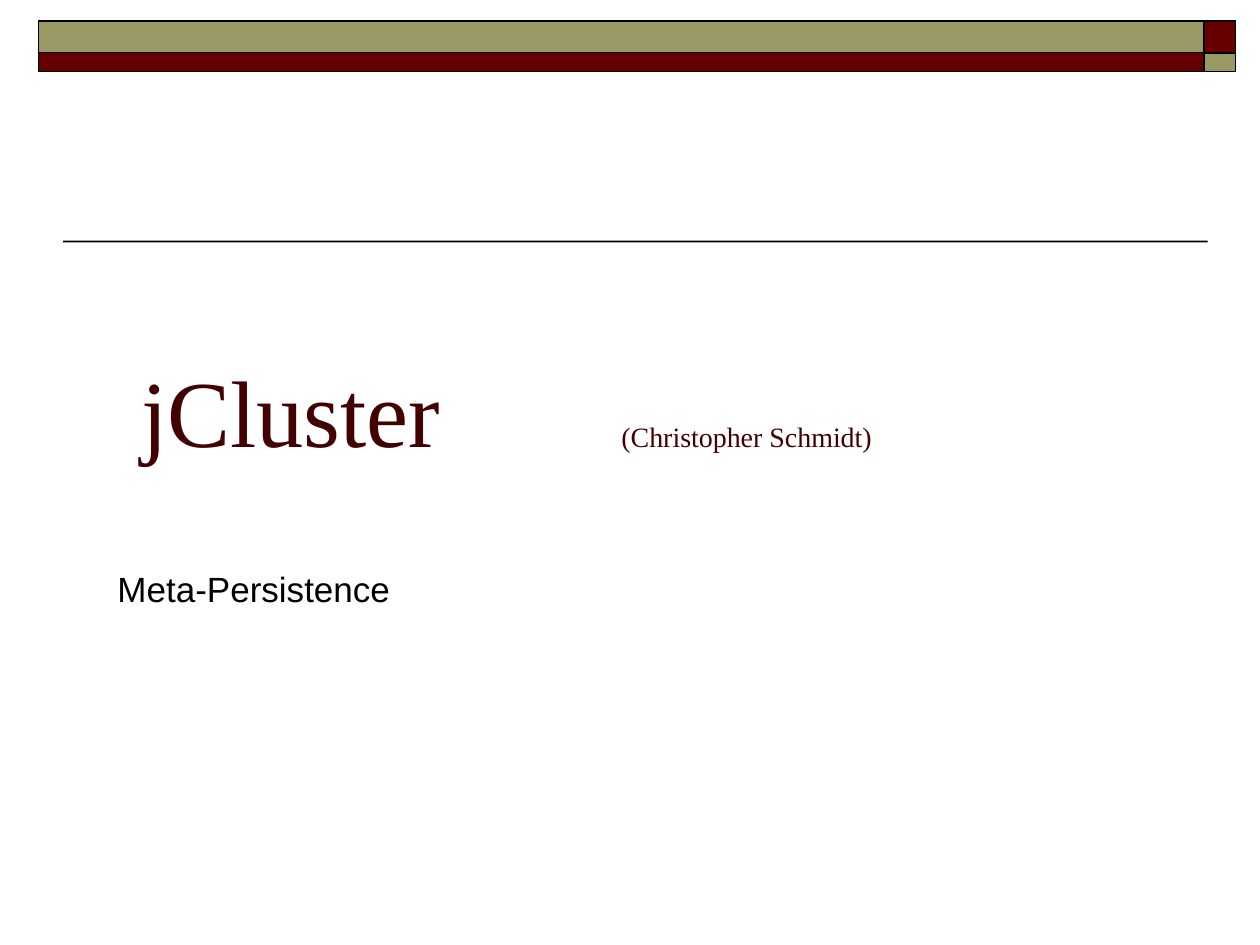
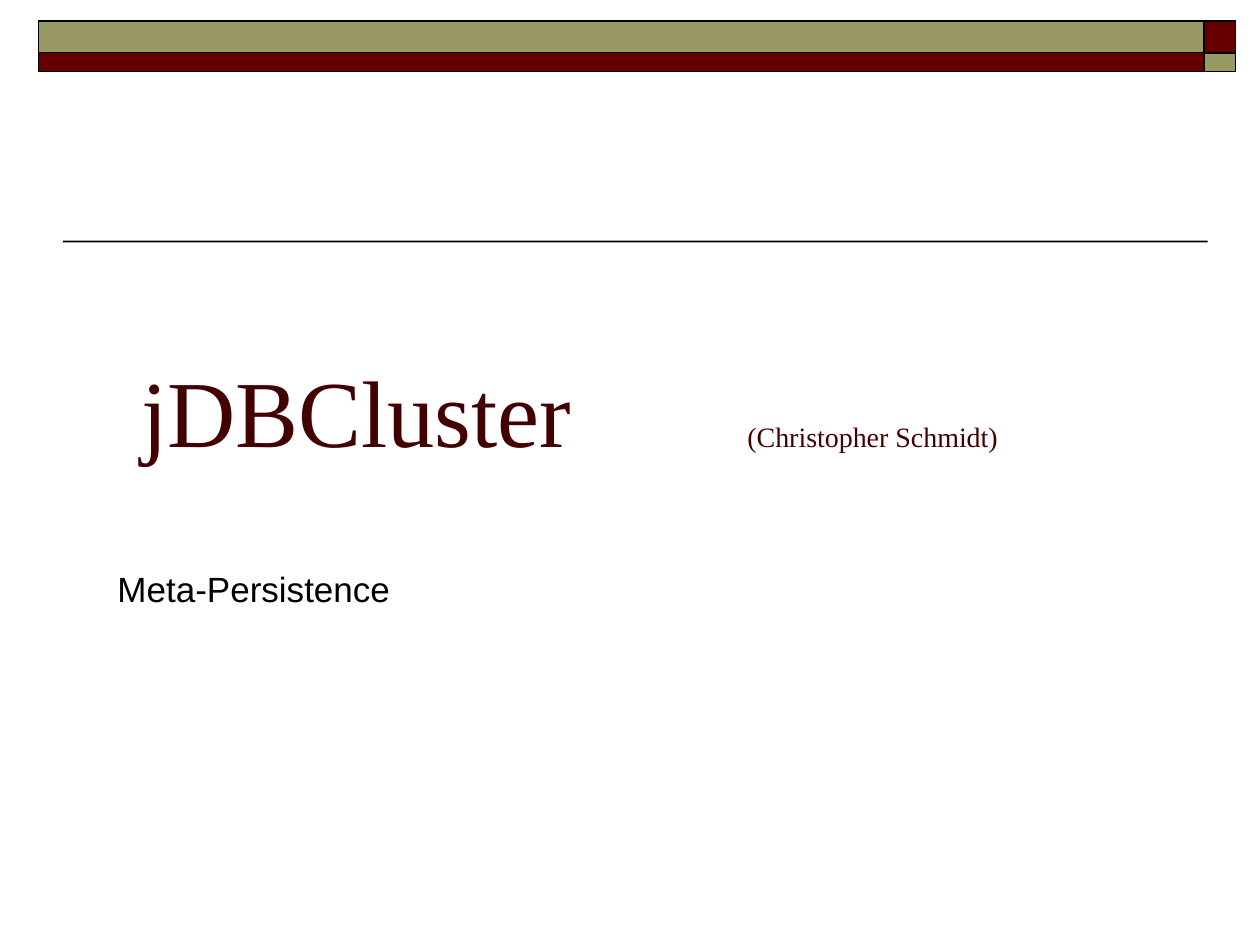
Before and after one commit to FaKod/JDBCluster, a slide deck: slide 1 of JDBCluster/Doc/MetaPersistence.odp. Drawn at 1260x945 pixels with LibreOffice and Linux fonts; fonts in the diff are those of the drawing. Boxes give left, top, right and bottom in pixels: in the first picture for what was removed or moved away, otherwise in the second. Text is boxed around its words. In the diff, an @@ line names an element or a change of style, - is before the commit and + after.

```diff
--- a/JDBCluster/Doc/MetaPersistence.odp
+++ b/JDBCluster/Doc/MetaPersistence.odp
@@ title at [141, 381, 997, 465]: text changed @@
-jCluster (Christopher Schmidt)
+jDBCluster (Christopher Schmidt)
```
Also in this commit, not shown: 1 other slide changed, 14 slides added.
